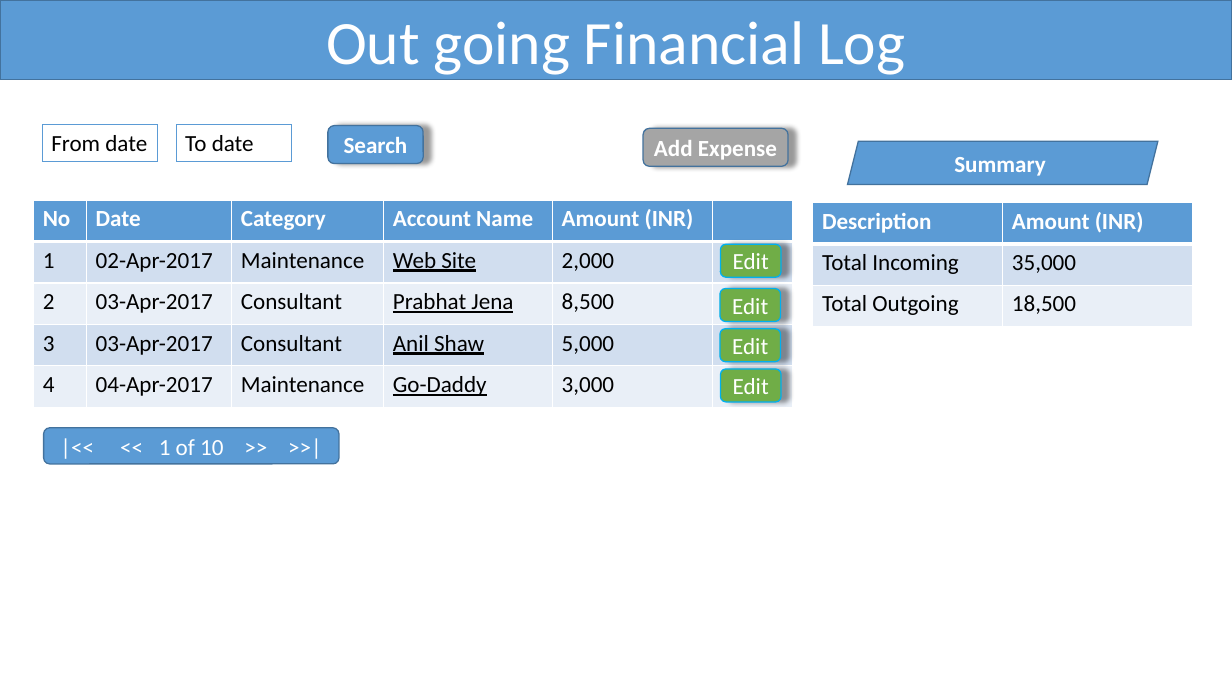
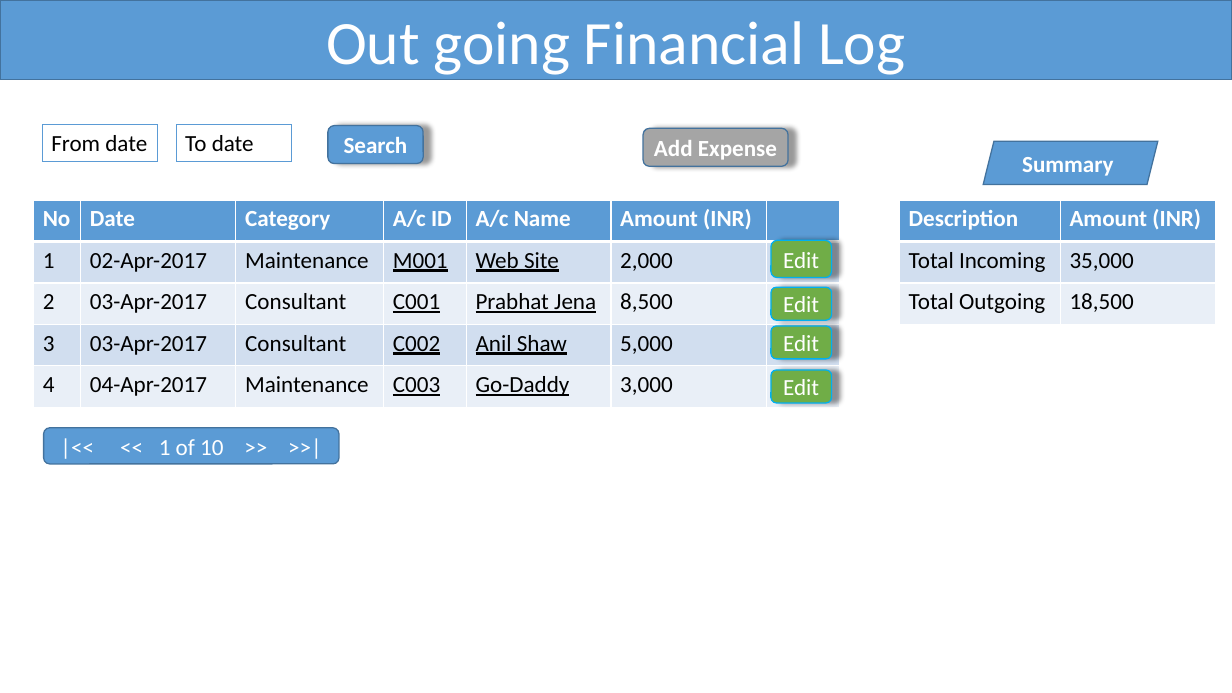
Before and after one commit to PrabhatKJena/Consult-IT-Payments, a slide deck: slide 3 of docs/ConsultIT_Design.pptx. Drawn at 1232x693 pixels with LibreOffice and Linux fonts; fonts in the diff are those of the drawing. Boxes give left, top, right and bottom in pixels: in the first picture for what was removed or moved away, otherwise in the second. Text is boxed around its words. In the diff, an @@ line names an element or a change of style, - is before the commit and + after.

```diff
--- a/docs/ConsultIT_Design.pptx
+++ b/docs/ConsultIT_Design.pptx
@@ parallelogram "Summary": place and size @@
-parallelogram "Summary" at [848, 141, 1158, 185]
+parallelogram "Summary" at [983, 141, 1158, 185]
@@ table at [33, 201, 841, 408] @@
-column 4: Account Name | Web Site | Prabhat Jena | Anil Shaw | Go-Daddy
+column 4: A/c ID | M001 | C001 | C002 | C003
+column 5: A/c Name | Web Site | Prabhat Jena | Anil Shaw | Go-Daddy
@@ table: place and size @@
-table at [33, 201, 793, 408]
+table at [33, 201, 841, 408]
@@ table: place and size @@
-table at [813, 202, 1192, 326]
+table at [899, 201, 1215, 324]
@@ rounded rectangle "Edit": place and size @@
-rounded rectangle "Edit" at [721, 244, 782, 277]
+rounded rectangle "Edit" at [771, 240, 832, 277]
@@ rounded rectangle "Edit": place and size @@
-rounded rectangle "Edit" at [720, 288, 781, 322]
+rounded rectangle "Edit" at [771, 287, 832, 321]
@@ rounded rectangle "Edit": place and size @@
-rounded rectangle "Edit" at [720, 329, 781, 362]
+rounded rectangle "Edit" at [771, 326, 832, 360]
@@ rounded rectangle "Edit": place and size @@
-rounded rectangle "Edit" at [721, 369, 782, 402]
+rounded rectangle "Edit" at [771, 370, 832, 403]
```
Also in this commit, not shown: 3 other slides changed, 1 slide added, 2 other files.
